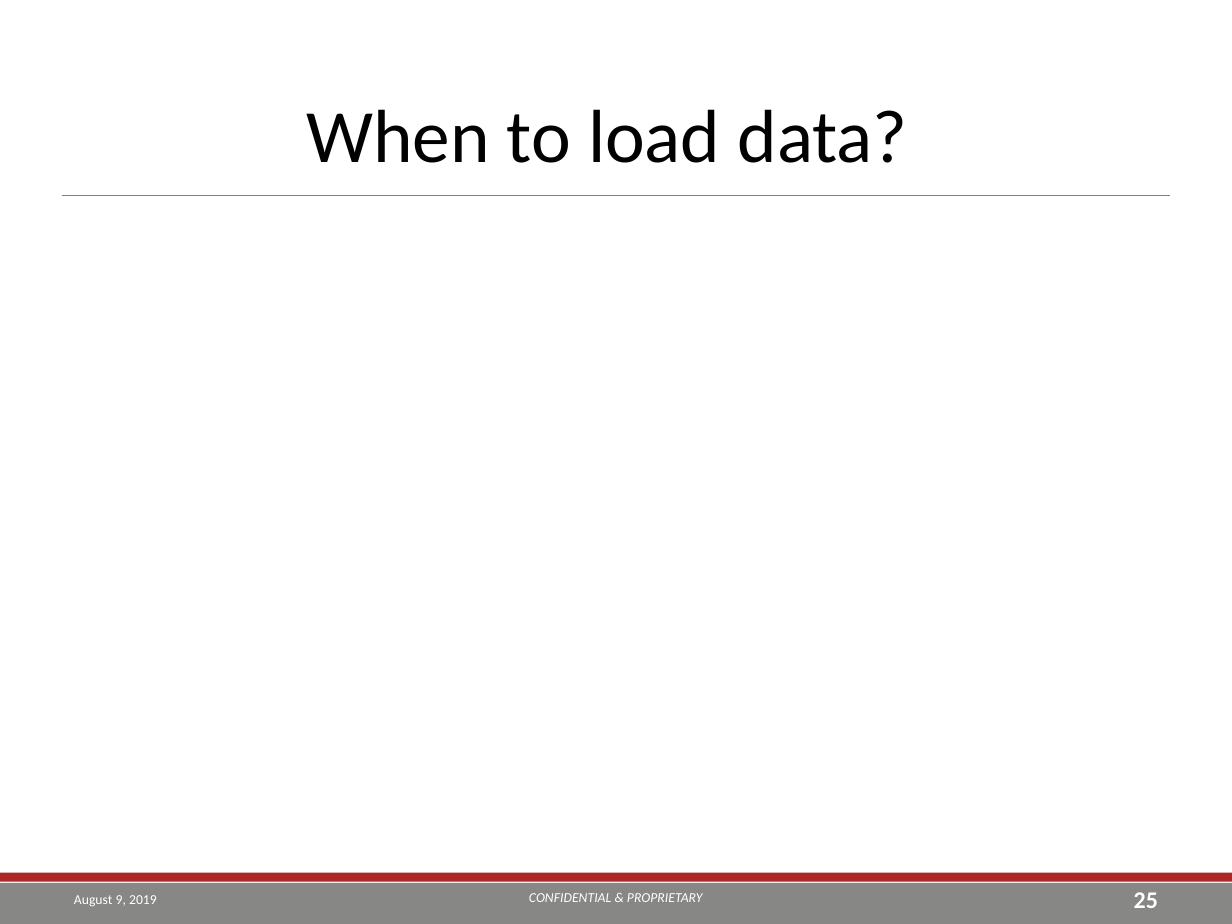
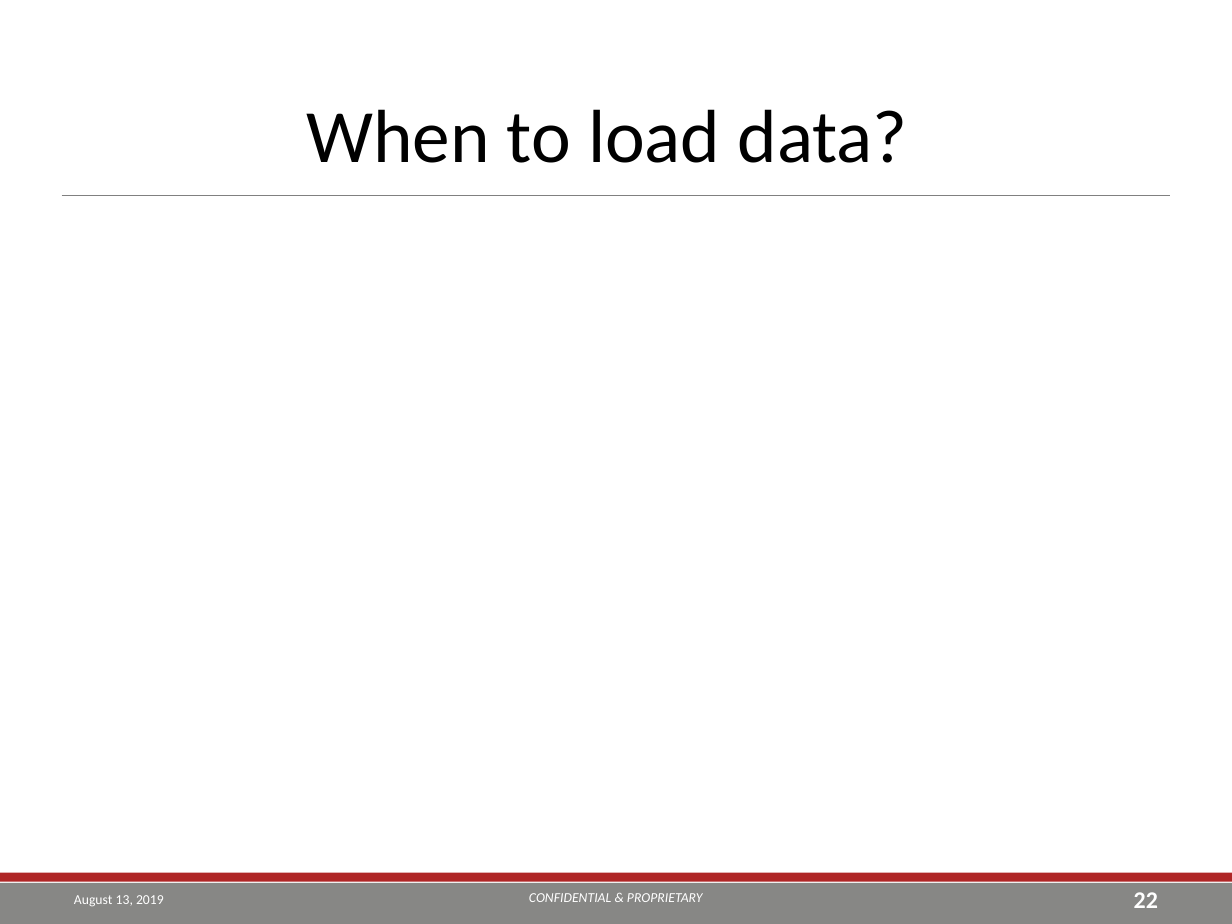
Before and after one commit to TEA-Analytics/ShinyWorkshop, a slide deck: slide 22 of Day 2.pptx (slide 25 before the commit). Drawn at 1232x924 pixels with LibreOffice and Linux fonts; fonts in the diff are those of the drawing; background and template pictures are left out. Boxes give left, top, right and bottom in pixels: in the first picture for what was removed or moved away, otherwise in the second. Text is boxed around its words. In the diff, an @@ line names an element or a change of style, - is before the commit and + after.

```diff
--- a/Day 2.pptx
+++ b/Day 2.pptx
@@ text at [74, 895, 164, 906]: text changed @@
-August 9, 2019
+August 13, 2019
@@ page number at [1134, 892, 1158, 908]: text changed @@
-25
+22
```
Also in this commit, not shown: 5 other slides changed, 3 slides added, 1 slide removed, 2 other files.
